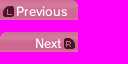
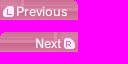
Revision of a layered w=128, h=64 image; what changed, layer by layer:
renamed "Pasted Layer #2" to "L", showed it, moved it above "L BG", painted on it over [0, 0, 78, 20]
renamed "Previous" to "L BG", showed it, opacity 100% → 16%, painted on it over [0, 0, 78, 20]
renamed "Pasted Layer" to "L shoulder", moved it above "R", painted on it over [0, 0, 78, 20]
renamed "Pasted Layer #3" to "R", showed it, painted on it over [0, 32, 78, 52]
renamed "Next" to "R BG", showed it, opacity 100% → 16%, moved it above "R shoulder", painted on it over [0, 32, 78, 52]
renamed "Pasted Layer #1" to "R shoulder", painted on it over [0, 32, 78, 52]
